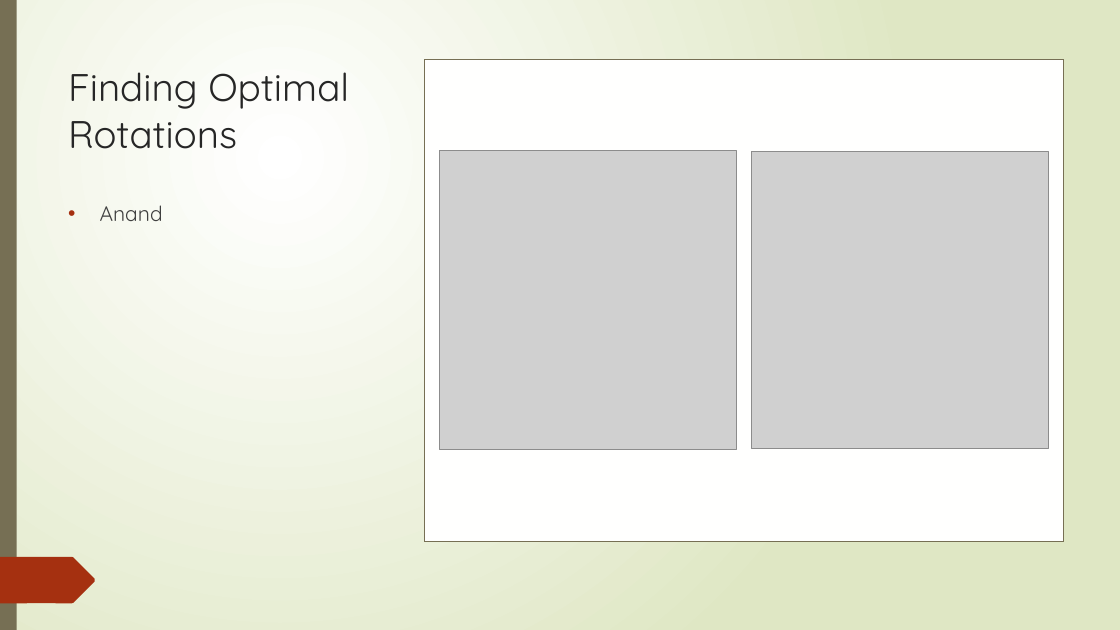
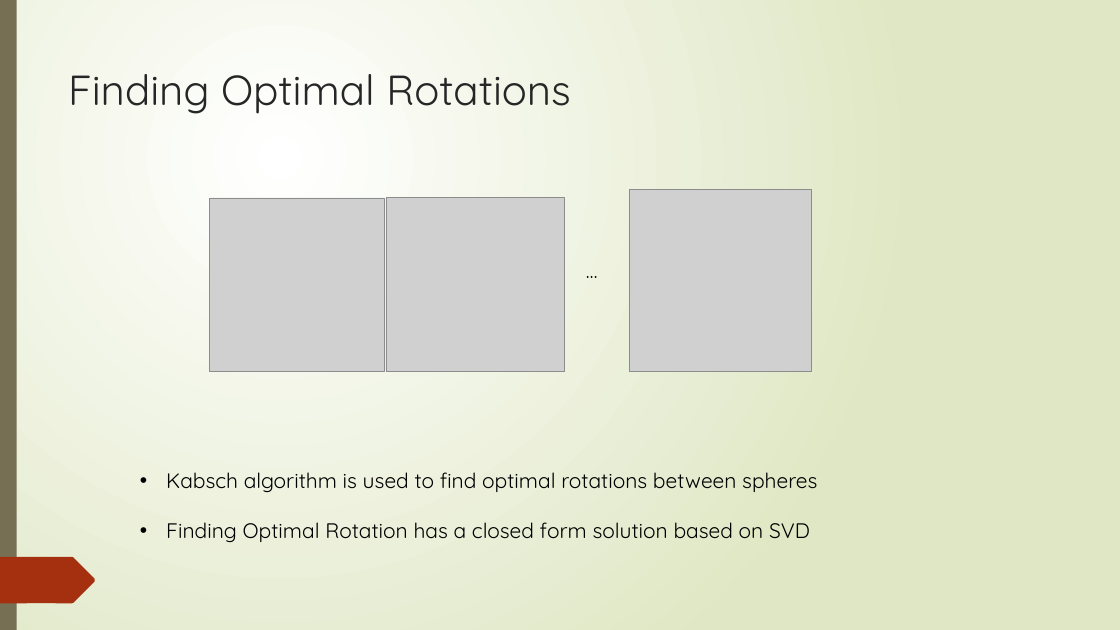
Before and after one commit to ajoshiusc/cortical_parcellation, a slide deck: slide 4 of docs/brain_sync.pptx. Drawn at 1120x630 pixels with LibreOffice and Linux fonts; fonts in the diff are those of the drawing; grey boxes stand for pictures. Boxes give left, top, right and bottom in pixels: in the first picture for what was removed or moved away, otherwise in the second. Text is boxed around its words. In the diff, an @@ line names an element or a change of style, - is before the commit and + after.

```diff
--- a/docs/brain_sync.pptx
+++ b/docs/brain_sync.pptx
@@ title "Finding Optimal Rotations" at (68, 74, 571, 114): size 33 to 36 pt @@
@@ rectangle removed at (424, 60, 1063, 542) @@
@@ picture removed at (439, 150, 736, 450) @@
@@ picture removed at (751, 152, 1048, 449) @@
@@ text removed at (100, 205, 163, 221) @@
-• Anand
@@ group added at (210, 190, 812, 371): 3 pictures, 1 text @@
+…
@@ text added at (166, 472, 817, 542), 18 pt, text #000000 @@
+• Kabsch algorithm is used to find optimal rotations between spheres
+• Finding Optimal Rotation has a closed form solution based on SVD
```
Also in this commit, not shown: 8 other slides changed, 3 slides added, 2 slides removed, 5 other files.
